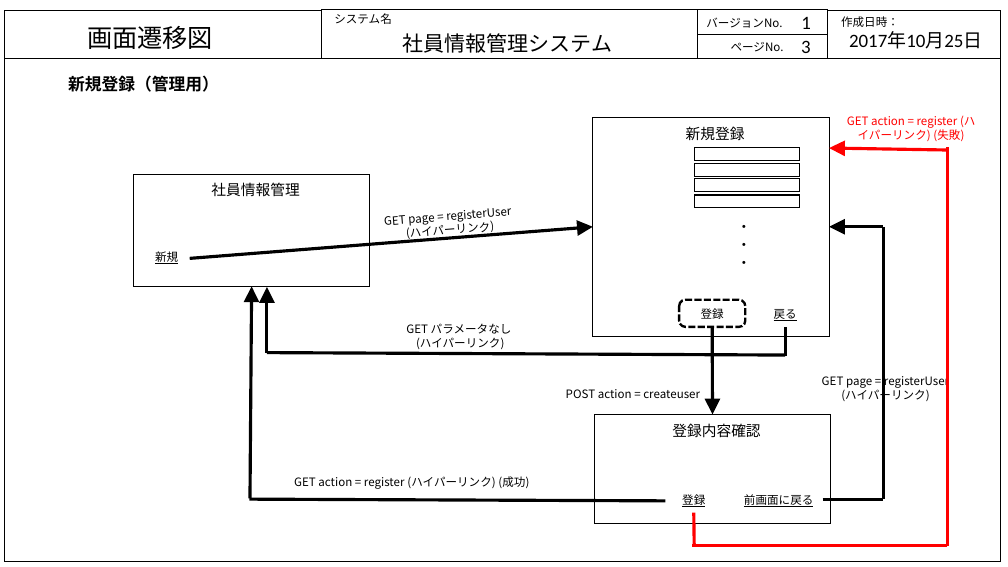
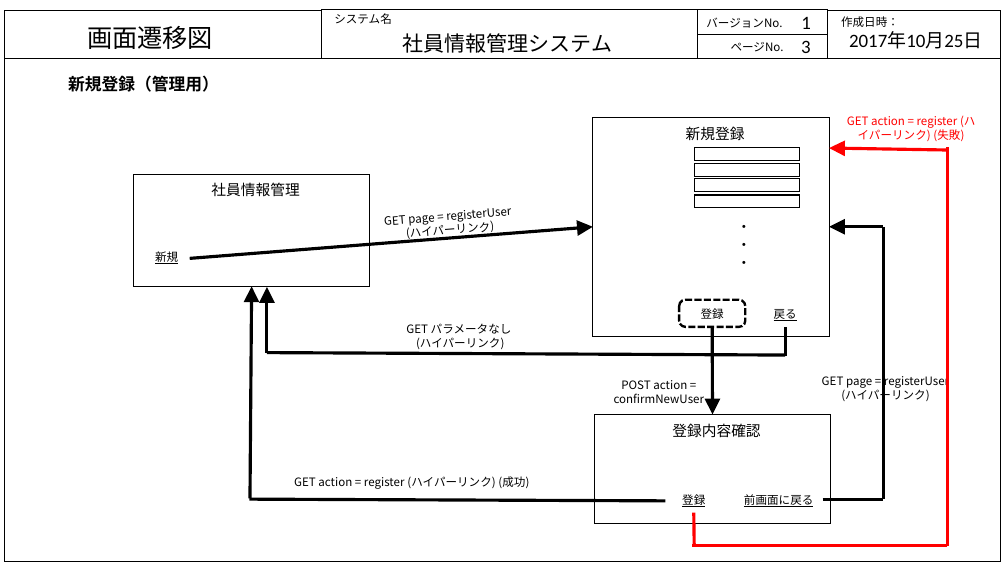
Before and after one commit to java201710/java, a slide deck: slide 3 of 総合演習資料/2.外部設計/画面・状態遷移図_DB.pptx. Drawn at 1008x567 pixels with LibreOffice and Linux fonts; fonts in the diff are those of the drawing. Boxes give left, top, right and bottom in pixels: in the first picture for what was removed or moved away, otherwise in the second. Text is boxed around its words. In the diff, an @@ line names an element or a change of style, - is before the commit and + after.

```diff
--- a/総合演習資料/2.外部設計/画面・状態遷移図_DB.pptx
+++ b/総合演習資料/2.外部設計/画面・状態遷移図_DB.pptx
@@ text at (614,380,705,403): text changed @@
-POST action = createuser
+POST action = confirmNewUser
```
Also in this commit, not shown: 9 other slides changed, 1 slide added, 1 slide removed, 2 other files.
